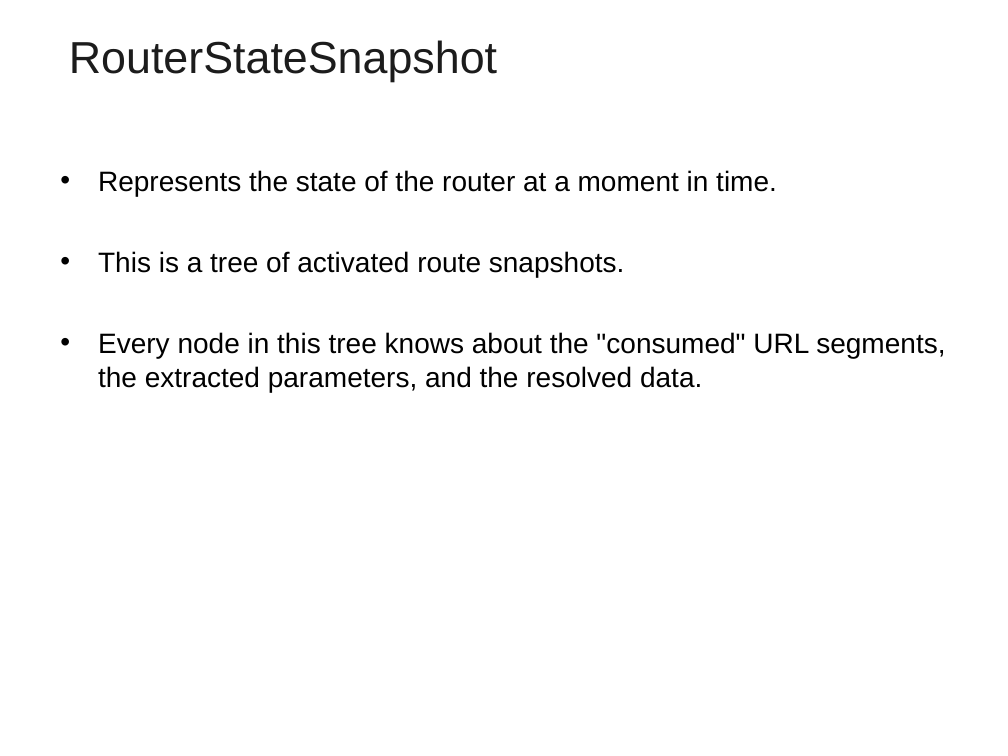
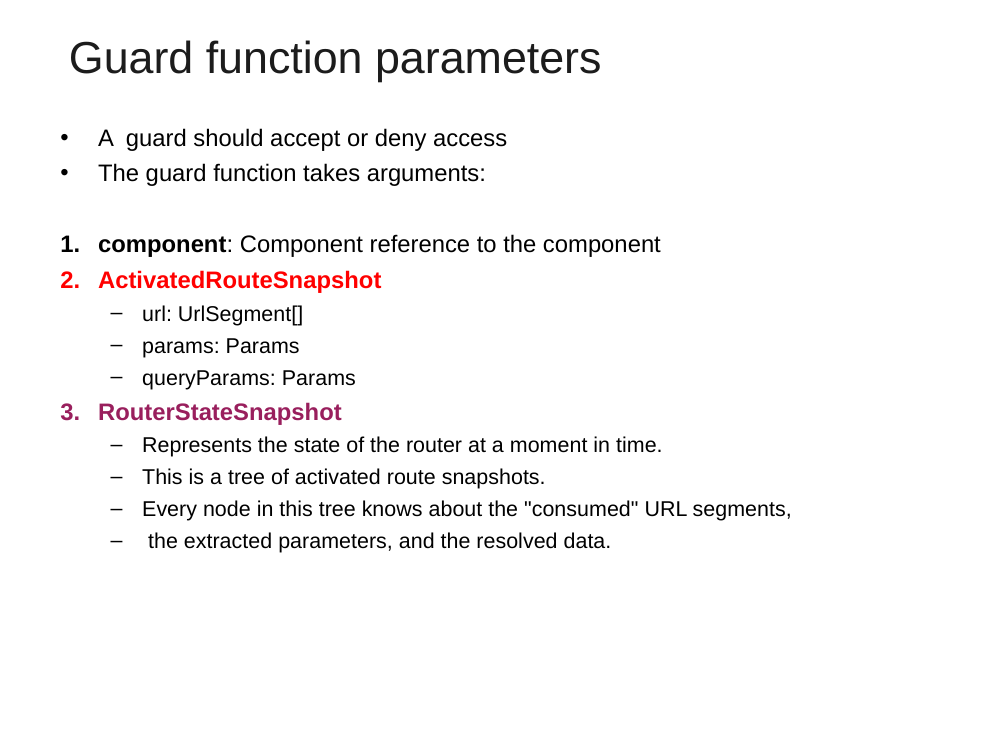
Before and after one commit to vatsank/angularExample, a slide deck: slide 83 of Angular_Module02.ppt (slide 82 before the commit). Drawn at 1008x756 pixels with LibreOffice and Linux fonts; fonts in the diff are those of the drawing; background and template pictures are left out. Boxes give left, top, right and bottom in pixels: in the first picture for what was removed or moved away, otherwise in the second. Text is boxed around its words. In the diff, an @@ line names an element or a change of style, - is before the commit and + after.

```diff
--- a/Angular_Module02.ppt
+++ b/Angular_Module02.ppt
@@ title at box(69, 40, 602, 82): text changed @@
-RouterStateSnapshot
+Guard function parameters
@@ text at box(98, 128, 661, 425): paragraphs added @@
+• A guard should accept or deny access
+• The guard function takes arguments:
+1. component: Component reference to the component
+2. ActivatedRouteSnapshot
+  – url: UrlSegment[]
+  – params: Params
+  – queryParams: Params
+3. RouterStateSnapshot
@@ text at box(142, 436, 663, 489): size 20 to 15.3 pt in "Represents the state of the router at ...", "This is a tree of activated route ..."; bullet • to –; list level 1 to 2 in "Represents the state of the ..."; list level 1 to 2 in "This is a tree of ..." @@
@@ text at box(142, 500, 792, 553): text changed; size 20 to 15.3 pt @@
-• Every node in this tree knows about the "consumed" URL segments, the extracted parameters, and the resolved data.
+  – Every node in this tree knows about the "consumed" URL segments,
+  – the extracted parameters, and the resolved data.
```
Also in this commit, not shown: 6 other slides changed, 4 slides added, 11 slides removed, 1 other file.
